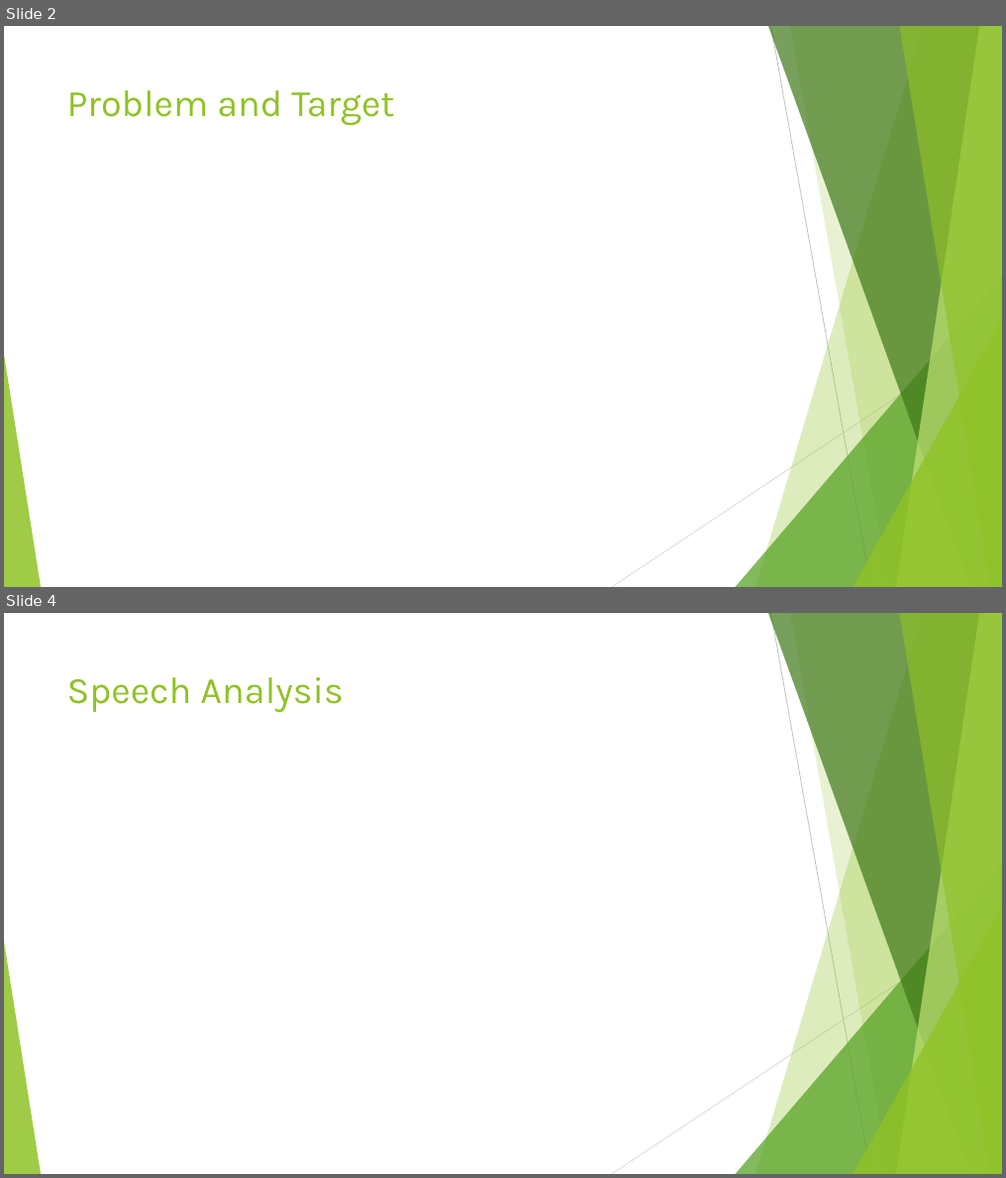
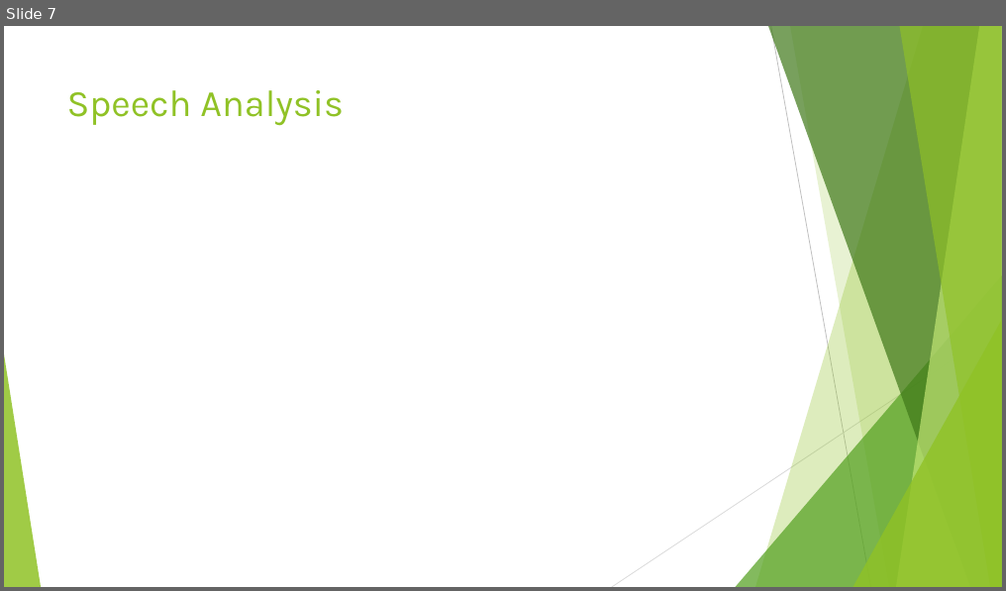
Before and after one commit to VictorMel/VoiceEmotionalAnalysis, a slide deck: Speech Emotion Detection.pptx. Shown one above the other, each under a label of ours: slides 2 and 4 before the commit, slide 7 after it; the slides between them are not shown. The pictures are 1006x1178 and 1006x591 pixels, drawn with LibreOffice and Linux fonts; fonts in the diff are those of the drawing. Boxes give left, top, right and bottom in pixels: in the first picture for what was removed or moved away, otherwise in the second. Text is boxed around its words. In the diff, an @@ line names an element or a change of style, - is before the commit and + after.

```diff
--- a/Speech Emotion Detection.pptx
+++ b/Speech Emotion Detection.pptx
@@ slide 2 removed at (x1=4, y1=26, x2=1002, y2=587), background #FFFFFF; not listed: 10 template elements that a slide beside it also shows @@
@@ title removed at (x1=67, y1=90, x2=394, y2=126) @@
-Problem and Target
@@ what was slide 4 is now slide 7 @@
```
Also in this commit, not shown: 2 slides changed, 4 slides added, 20 other files.
